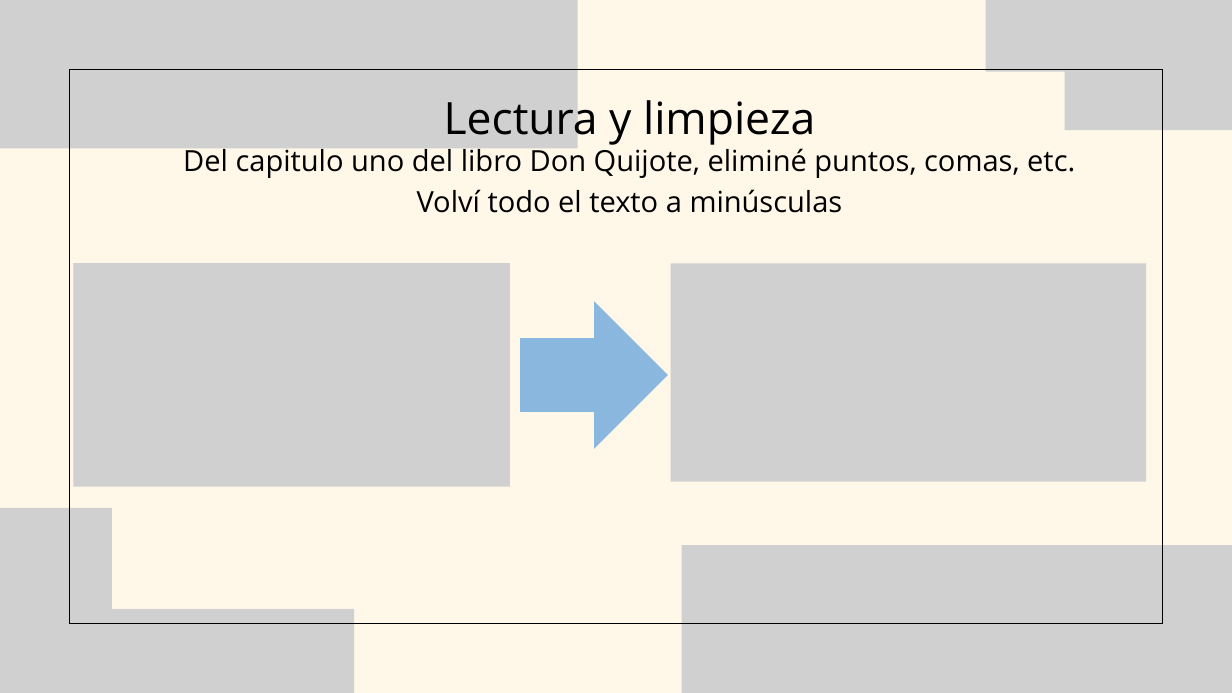
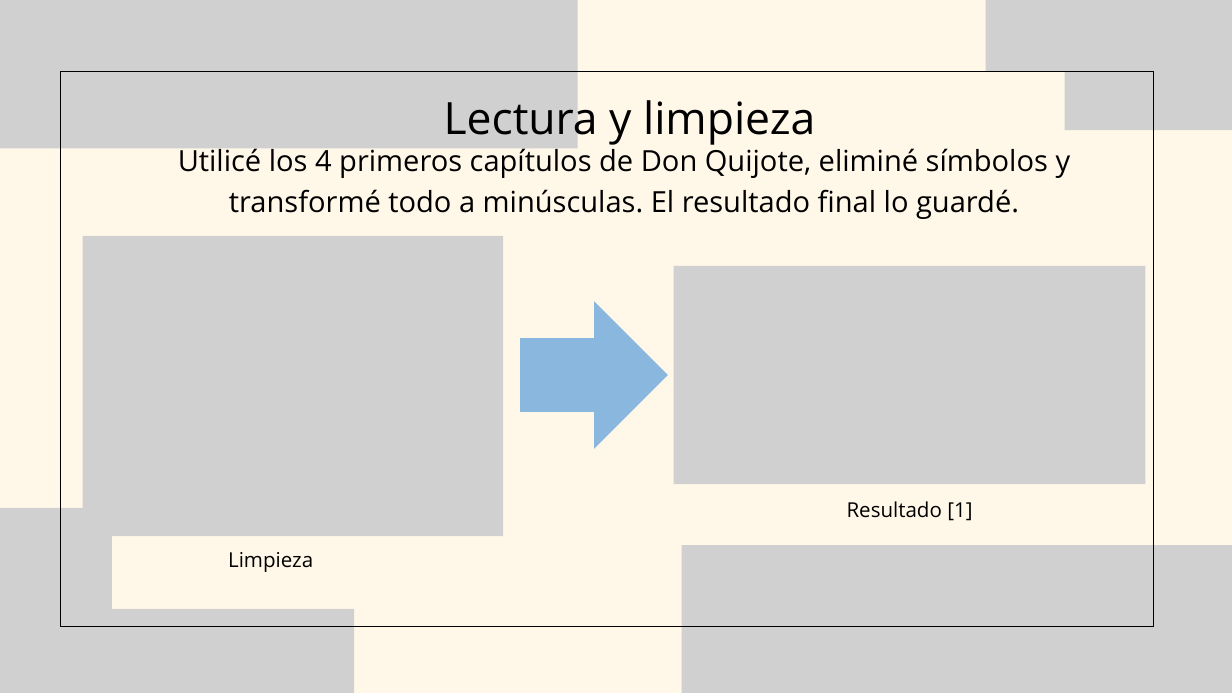
Before and after one commit to AyrtonAranibar/map_reduce_contador, a slide deck: slide 3 of map reduce Aranibar.pptx. Drawn at 1232x693 pixels with LibreOffice and Linux fonts; fonts in the diff are those of the drawing; grey boxes stand for pictures. Boxes give left, top, right and bottom in pixels: in the first picture for what was removed or moved away, otherwise in the second. Text is boxed around its words. In the diff, an @@ line names an element or a change of style, - is before the commit and + after.

```diff
--- a/map reduce Aranibar.pptx
+++ b/map reduce Aranibar.pptx
@@ freeform shape: place and size @@
-freeform shape at bbox=[69, 69, 1162, 623]
+freeform shape at bbox=[60, 71, 1154, 626]
@@ text at bbox=[178, 144, 1071, 219]: text changed @@
-Del capitulo uno del libro Don Quijote, eliminé puntos, comas, etc. Volví todo el texto a minúsculas
+Utilicé los 4 primeros capítulos de Don Quijote, eliminé símbolos y transformé todo a minúsculas. El resultado final lo guardé.
@@ picture: place and size @@
-picture at bbox=[73, 263, 509, 487]
+picture at bbox=[83, 236, 503, 536]
@@ picture at bbox=[674, 265, 1146, 484]: outline redrawn @@
@@ text added at bbox=[847, 501, 972, 521], 24 pt, text #000000 @@
+Resultado [1]
@@ text added at bbox=[228, 552, 313, 572], 24 pt, text #000000 @@
+Limpieza
```
Also in this commit, not shown: 6 other slides changed, 3 slides added, 3 slides removed, 6 other files.
